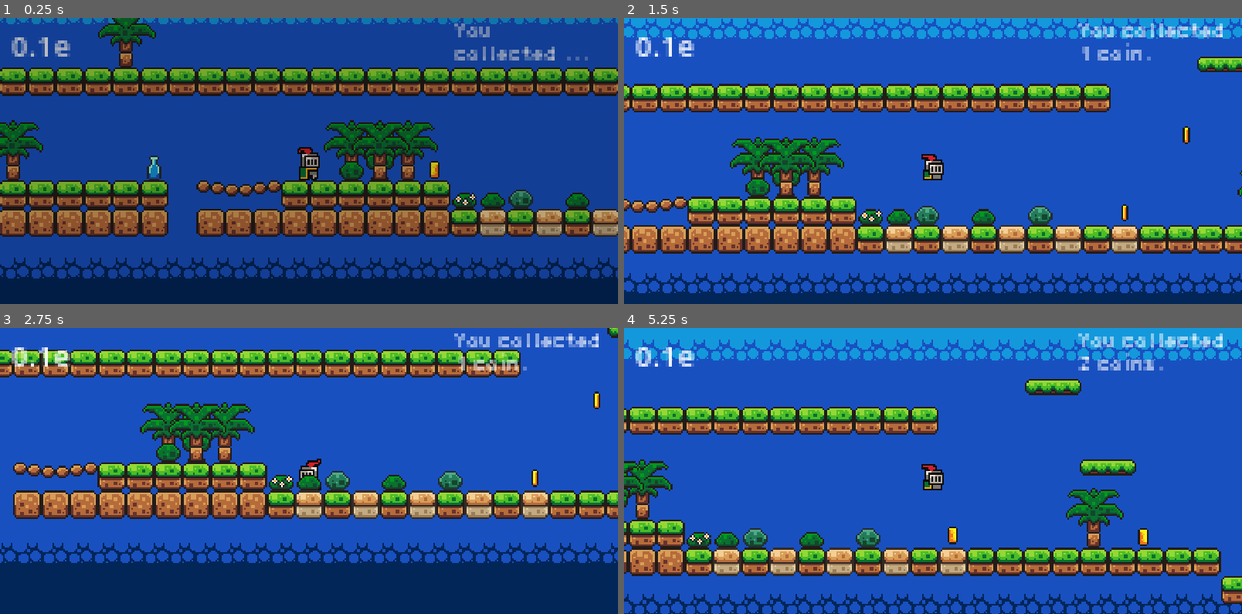
Above: before the commit, frames 1-4 (two rows, left to right).
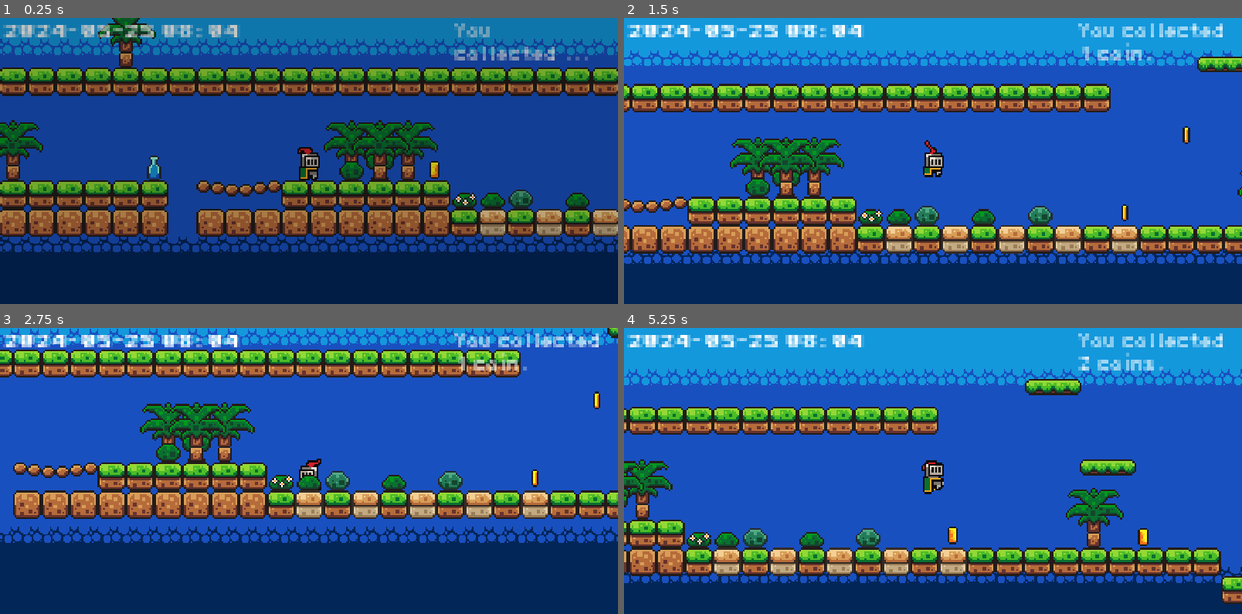
Above: after the commit, the same moments.

Repository: olivierpons/godot-prout-2d
Game: Godot game, scene res://scene/game.tscn
Two runs of this game, one before a commit and one after it. Both use one fixed random seed, a clock stepped at 60 frames per second and the inputs below.
Inputs:
- Up to frame 1 (0.25 s): no input
- Up to frame 2 (1.5 s): hold D (move_right) from 0.53 s (still down); tap Delete (jump) at 0.6, 0.77, 1.07, 1.35 s
- Up to frame 3 (2.75 s): tap Delete (jump) at 1.52, 1.82, 2.1 s; release D (move_right) at 2.03 s; hold A (move_left) from 2.03 s (still down)
- Up to frame 4 (5.25 s): release A (move_left) at 2.78 s; hold D (move_right) 2.78-4.28 s; tap Delete (jump) at 2.85, 3.02, 3.32, 3.6, 3.77, 4.07, 4.35, 4.52, 4.82, 5.1 s; hold A (move_left) 4.28-5.03 s; hold D (move_right) from 5.03 s (still down)

The runs differ from the first frame. In frame 1, 18% of the frame differs, in the area x 0-100%, y 0-92%; in frame 2, 20%, in the area x 0-100%, y 0-97%; in frame 3, 11%; in frame 4, 20%.

Commit message:
Jump animation and new jump sound.

Diff:
--- a/scene/game.tscn
+++ b/scene/game.tscn
@@ -8,6 +8,7 @@
 [ext_resource type="PackedScene" uid="uid://bddwtlak1oohe" path="res://scene/killzone.tscn" id="5_642ec"]
 [ext_resource type="PackedScene" uid="uid://cpjysr1oeb3yc" path="res://scene/mobile_actions.tscn" id="6_nhh5j"]
 [ext_resource type="PackedScene" uid="uid://u7iwxa41ssg4" path="res://scene/Slime.tscn" id="6_vn86b"]
+[ext_resource type="FontFile" uid="uid://bs6mhkgo5fbma" path="res://assets/fonts/PixelOperator8-Bold.ttf" id="7_sjpyw"]
 [ext_resource type="FontFile" uid="uid://dgfh8ygbmywbn" path="res://assets/fonts/PixelOperator8.ttf" id="8_5h6jg"]
 [ext_resource type="PackedScene" uid="uid://dj1pcbx3uhi5j" path="res://scene/mobile_joystick.tscn" id="9_0lukh"]
 [ext_resource type="PackedScene" uid="uid://dojjd3ps2ndk" path="res://scene/fade_in_out.tscn" id="11_kbsyo"]
@@ -206,11 +207,11 @@
 10:0/0 = 0
 10:0/0/physics_layer_0/linear_velocity = Vector2(0, 0)
 10:0/0/physics_layer_0/angular_velocity = 0.0
-10:0/0/physics_layer_0/polygon_0/points = PackedVector2Array(-8, -5.73876, 8, -5.3856, 8, 0.441442, -8, 0.529731)
+10:0/0/physics_layer_0/polygon_0/points = PackedVector2Array(-8, -5.73876, 8, -5.82705, 8, 0.794597, -8, 0.971174)
 11:0/0 = 0
 11:0/0/physics_layer_0/linear_velocity = Vector2(0, 0)
 11:0/0/physics_layer_0/angular_velocity = 0.0
-11:0/0/physics_layer_0/polygon_0/points = PackedVector2Array(-8, -5.73876, 8, -5.3856, 8, 0.441442, -8, 0.529731)
+11:0/0/physics_layer_0/polygon_0/points = PackedVector2Array(-8, -5.73876, 8, -8, 8, -1.50091, -8, 0.529731)
 0:1/0 = 0
 0:1/0/physics_layer_0/linear_velocity = Vector2(0, 0)
 0:1/0/physics_layer_0/angular_velocity = 0.0
@@ -654,7 +655,7 @@
 [node name="CanvasLayer" type="CanvasLayer" parent="."]
 layer = -1
 follow_viewport_enabled = true
-follow_viewport_scale = 0.9
+follow_viewport_scale = 0.7
 
 [node name="TileMap" type="TileMap" parent="CanvasLayer"]
 tile_set = SubResource("TileSet_by52f")
@@ -703,11 +704,13 @@
 scale = Vector2(0.4, 0.4)
 
 [node name="Label" type="Label" parent="Player/Camera2D"]
-offset_left = -169.0
-offset_top = -77.0
-offset_right = -129.0
-offset_bottom = -54.0
-text = "0.1e"
+offset_left = -174.0
+offset_top = -79.0
+offset_right = -41.0
+offset_bottom = -69.0
+theme_override_fonts/font = ExtResource("7_sjpyw")
+theme_override_font_sizes/font_size = 9
+text = "2024-05-25 08:04"
 
 [node name="FadeInOut" parent="Player" instance=ExtResource("11_kbsyo")]
 visible = false
--- a/scene/player.tscn
+++ b/scene/player.tscn
@@ -1,17 +1,14 @@
-[gd_scene load_steps=41 format=3 uid="uid://cspicwn3k6q4e"]
+[gd_scene load_steps=44 format=3 uid="uid://cspicwn3k6q4e"]
 
 [ext_resource type="Script" path="res://scripts/player.gd" id="1_0cted"]
 [ext_resource type="Texture2D" uid="uid://cbyff7pbwxcmo" path="res://assets/sprites/knight.png" id="1_fu0lj"]
-[ext_resource type="AudioStream" uid="uid://c65v0i0rjudgb" path="res://assets/sounds/hurt/ZombieWoman001_Hurt_A_001.mp3" id="2_0bl7w"]
-[ext_resource type="AudioStream" uid="uid://y4j4lwinqg7q" path="res://assets/sounds/hurt/ZombieWoman001_Hurt_A_002.mp3" id="3_sg1dg"]
-[ext_resource type="AudioStream" uid="uid://buer0gk3x4st6" path="res://assets/sounds/hurt/ZombieWoman001_Hurt_A_003.mp3" id="4_733gv"]
-[ext_resource type="AudioStream" uid="uid://bywo7a8kbfgf1" path="res://assets/sounds/hurt/ZombieWoman001_Hurt_A_004.mp3" id="5_la7et"]
-[ext_resource type="AudioStream" uid="uid://cm5ad1icb00k3" path="res://assets/sounds/hurt/ZombieWoman001_Hurt_A_005.mp3" id="6_rwisw"]
-[ext_resource type="AudioStream" uid="uid://nbhsapwiriah" path="res://assets/sounds/hurt/ZombieWoman001_Hurt_A_006.mp3" id="7_i8wb3"]
-[ext_resource type="AudioStream" uid="uid://bq6xn8w53m78b" path="res://assets/sounds/hurt/ZombieWoman001_Hurt_A_007.mp3" id="8_0akb2"]
-[ext_resource type="AudioStream" uid="uid://wkw1u2il3aoe" path="res://assets/sounds/hurt/ZombieWoman001_Hurt_A_008.mp3" id="9_teg7q"]
-[ext_resource type="AudioStream" uid="uid://bjlkcr7xrfmwc" path="res://assets/sounds/hurt/ZombieWoman001_Hurt_A_009.mp3" id="10_f34ia"]
-[ext_resource type="AudioStream" uid="uid://c0ctgdv0ac07t" path="res://assets/sounds/hurt/ZombieWoman001_Hurt_A_010.mp3" id="11_d556t"]
+[ext_resource type="AudioStream" uid="uid://cydav5h053y0g" path="res://assets/sounds/player/hurt/alex/Hero_Alex_Battle_Cry_1.mp3" id="2_6konh"]
+[ext_resource type="AudioStream" uid="uid://difd51w5r2h8s" path="res://assets/sounds/player/hurt/alex/Hero_Alex_Battle_Cry_2.mp3" id="3_fifyx"]
+[ext_resource type="AudioStream" uid="uid://dsceegngs7khy" path="res://assets/sounds/player/hurt/alex/Hero_Alex_Battle_Cry_3.mp3" id="4_fgn6w"]
+[ext_resource type="AudioStream" uid="uid://b4oga02on8exd" path="res://assets/sounds/player/hurt/alex/Hero_Alex_Battle_Cry_4.mp3" id="5_4kdqm"]
+[ext_resource type="AudioStream" uid="uid://bkrxf6kt03yxm" path="res://assets/sounds/player/hurt/alex/Hero_Alex_Battle_Cry_5.mp3" id="6_ouaan"]
+[ext_resource type="AudioStream" uid="uid://dspw25r27cb2c" path="res://assets/sounds/player/hurt/alex/Hero_Alex_Battle_Cry_6.mp3" id="7_xrgaw"]
+[ext_resource type="AudioStream" uid="uid://dekn32y0fa0x0" path="res://assets/sounds/player/jump/Retro_8-Bit_Game-Gun_Pistol_Weapon_Shoot_Fire_03.mp3" id="8_2hnc1"]
 
 [sub_resource type="AtlasTexture" id="AtlasTexture_la4yh"]
 atlas = ExtResource("1_fu0lj")
@@ -21,6 +18,18 @@
 atlas = ExtResource("1_fu0lj")
 region = Rect2(0, 224, 32, 32)
 
+[sub_resource type="AtlasTexture" id="AtlasTexture_8eauo"]
+atlas = ExtResource("1_fu0lj")
+region = Rect2(96, 256, 32, 32)
+
+[sub_resource type="AtlasTexture" id="AtlasTexture_ngh5j"]
+atlas = ExtResource("1_fu0lj")
+region = Rect2(128, 256, 32, 32)
+
+[sub_resource type="AtlasTexture" id="AtlasTexture_i7wtl"]
+atlas = ExtResource("1_fu0lj")
+region = Rect2(160, 256, 32, 32)
+
 [sub_resource type="AtlasTexture" id="AtlasTexture_15qu4"]
 atlas = ExtResource("1_fu0lj")
 region = Rect2(0, 0, 32, 32)
@@ -37,10 +46,6 @@
 atlas = ExtResource("1_fu0lj")
 region = Rect2(96, 0, 32, 32)
 
-[sub_resource type="AtlasTexture" id="AtlasTexture_a4kud"]
-atlas = ExtResource("1_fu0lj")
-region = Rect2(64, 160, 32, 32)
-
 [sub_resource type="AtlasTexture" id="AtlasTexture_axtkq"]
 atlas = ExtResource("1_fu0lj")
 region = Rect2(0, 64, 32, 32)
@@ -104,6 +109,22 @@
 [sub_resource type="AtlasTexture" id="AtlasTexture_e5d7c"]
 atlas = ExtResource("1_fu0lj")
 region = Rect2(224, 96, 32, 32)
+
+[sub_resource type="AtlasTexture" id="AtlasTexture_v87dy"]
+atlas = ExtResource("1_fu0lj")
+region = Rect2(0, 256, 32, 32)
+
+[sub_resource type="AtlasTexture" id="AtlasTexture_8oy6b"]
+atlas = ExtResource("1_fu0lj")
+region = Rect2(32, 256, 32, 32)
+
+[sub_resource type="AtlasTexture" id="AtlasTexture_mq4ev"]
+atlas = ExtResource("1_fu0lj")
+region = Rect2(64, 256, 32, 32)
+
+[sub_resource type="AtlasTexture" id="AtlasTexture_ebuxs"]
+atlas = ExtResource("1_fu0lj")
+region = Rect2(96, 256, 32, 32)
 
 [sub_resource type="SpriteFrames" id="SpriteFrames_p31yl"]
 animations = [{
@@ -120,6 +141,25 @@
 }, {
 "frames": [{
 "duration": 1.0,
+"texture": SubResource("AtlasTexture_8eauo")
+}, {
+"duration": 1.0,
+"texture": SubResource("AtlasTexture_ngh5j")
+}, {
+"duration": 1.0,
+"texture": SubResource("AtlasTexture_i7wtl")
+}],
+"loop": true,
+"name": &"down",
+"speed": 10.0
+}, {
+"frames": [],
+"loop": true,
+"name": &"fall",
+"speed": 5.0
+}, {
+"frames": [{
+"duration": 1.0,
 "texture": SubResource("AtlasTexture_15qu4")
 }, {
 "duration": 1.0,
@@ -137,14 +177,6 @@
 }, {
 "frames": [{
 "duration": 1.0,
-"texture": SubResource("AtlasTexture_a4kud")
-}],
-"loop": true,
-"name": &"jump",
-"speed": 5.0
-}, {
-"frames": [{
-"duration": 1.0,
 "texture": SubResource("AtlasTexture_axtkq")
 }, {
 "duration": 1.0,
@@ -195,6 +227,23 @@
 "loop": true,
 "name": &"run",
 "speed": 10.0
+}, {
+"frames": [{
+"duration": 1.0,
+"texture": SubResource("AtlasTexture_v87dy")
+}, {
+"duration": 1.0,
+"texture": SubResource("AtlasTexture_8oy6b")
+}, {
+"duration": 1.0,
+"texture": SubResource("AtlasTexture_mq4ev")
+}, {
+"duration": 1.0,
+"texture": SubResource("AtlasTexture_ebuxs")
+}],
+"loop": true,
+"name": &"up",
+"speed": 5.0
 }]
 
 [sub_resource type="CircleShape2D" id="CircleShape2D_a6dex"]
@@ -278,13 +327,15 @@
 collision_layer = 2
 input_pickable = true
 script = ExtResource("1_0cted")
-sounds_you_died = Array[AudioStreamMP3]([ExtResource("2_0bl7w"), ExtResource("3_sg1dg"), ExtResource("4_733gv"), ExtResource("5_la7et"), ExtResource("6_rwisw"), ExtResource("7_i8wb3"), ExtResource("8_0akb2"), ExtResource("9_teg7q"), ExtResource("10_f34ia"), ExtResource("11_d556t")])
+sounds_you_died = Array[AudioStreamMP3]([ExtResource("2_6konh"), ExtResource("3_fifyx"), ExtResource("4_fgn6w"), ExtResource("5_4kdqm"), ExtResource("6_ouaan"), ExtResource("7_xrgaw")])
+sounds_jump = Array[AudioStreamMP3]([ExtResource("8_2hnc1")])
 
 [node name="AnimatedSprite2D" type="AnimatedSprite2D" parent="."]
 position = Vector2(0, -12)
 sprite_frames = SubResource("SpriteFrames_p31yl")
-animation = &"run"
+animation = &"down"
 autoplay = "idle"
+frame_progress = 0.970458
 
 [node name="CollisionShape2D" type="CollisionShape2D" parent="."]
 position = Vector2(0, -5)
--- a/scripts/player.gd
+++ b/scripts/player.gd
@@ -4,6 +4,7 @@
 const JUMP_VELOCITY = -300.0
 
 @export var sounds_you_died: Array[AudioStreamMP3]
+@export var sounds_jump: Array[AudioStreamMP3]
 @onready var animated_sprite = $AnimatedSprite2D
 @onready var is_dying: bool = false
 @onready var audio_stream_player_2d = $AudioStreamPlayer2D
@@ -33,6 +34,7 @@
 	# Handle jump.
 	if Input.is_action_just_pressed("jump") and is_on_floor():
 		velocity.y = JUMP_VELOCITY
+		global.play_rand_sound(audio_stream_player_2d, sounds_jump)
 
 	# Get input : direction = -1, 0, 1
 	var direction = Input.get_axis("move_left", "move_right")
@@ -49,13 +51,18 @@
 			animated_sprite.play("idle")
 		else:
 			animated_sprite.play("run")
-	else:
-		animated_sprite.play("jump")
+	#else:
+	#	animated_sprite.play("jump")
 
 	if direction:
 		velocity.x = direction * SPEED
 	else:
 		velocity.x = move_toward(velocity.x, 0, SPEED)
+
+	if velocity.y < 0.0:
+		animated_sprite.play("up")
+	elif velocity.y > 0.0:
+		animated_sprite.play("down")
 
 	move_and_slide()
 
Not shown, added: assets/sounds/explosion.mp3.import
Not shown, changed: assets/sounds/explosion.wav.import
Not shown, removed: assets/sounds/hurt/ZombieWoman001_Hurt_A_001.mp3.import
Not shown, removed: assets/sounds/hurt/ZombieWoman001_Hurt_A_002.mp3.import
Not shown, removed: assets/sounds/hurt/ZombieWoman001_Hurt_A_003.mp3.import
Not shown, removed: assets/sounds/hurt/ZombieWoman001_Hurt_A_004.mp3.import
Not shown, removed: assets/sounds/hurt/ZombieWoman001_Hurt_A_005.mp3.import
Not shown, removed: assets/sounds/hurt/ZombieWoman001_Hurt_A_006.mp3.import
Not shown, removed: assets/sounds/hurt/ZombieWoman001_Hurt_A_007.mp3.import
Not shown, removed: assets/sounds/hurt/ZombieWoman001_Hurt_A_008.mp3.import
Not shown, removed: assets/sounds/hurt/ZombieWoman001_Hurt_A_009.mp3.import
Not shown, removed: assets/sounds/hurt/ZombieWoman001_Hurt_A_010.mp3.import
(and 70 more such lines)
